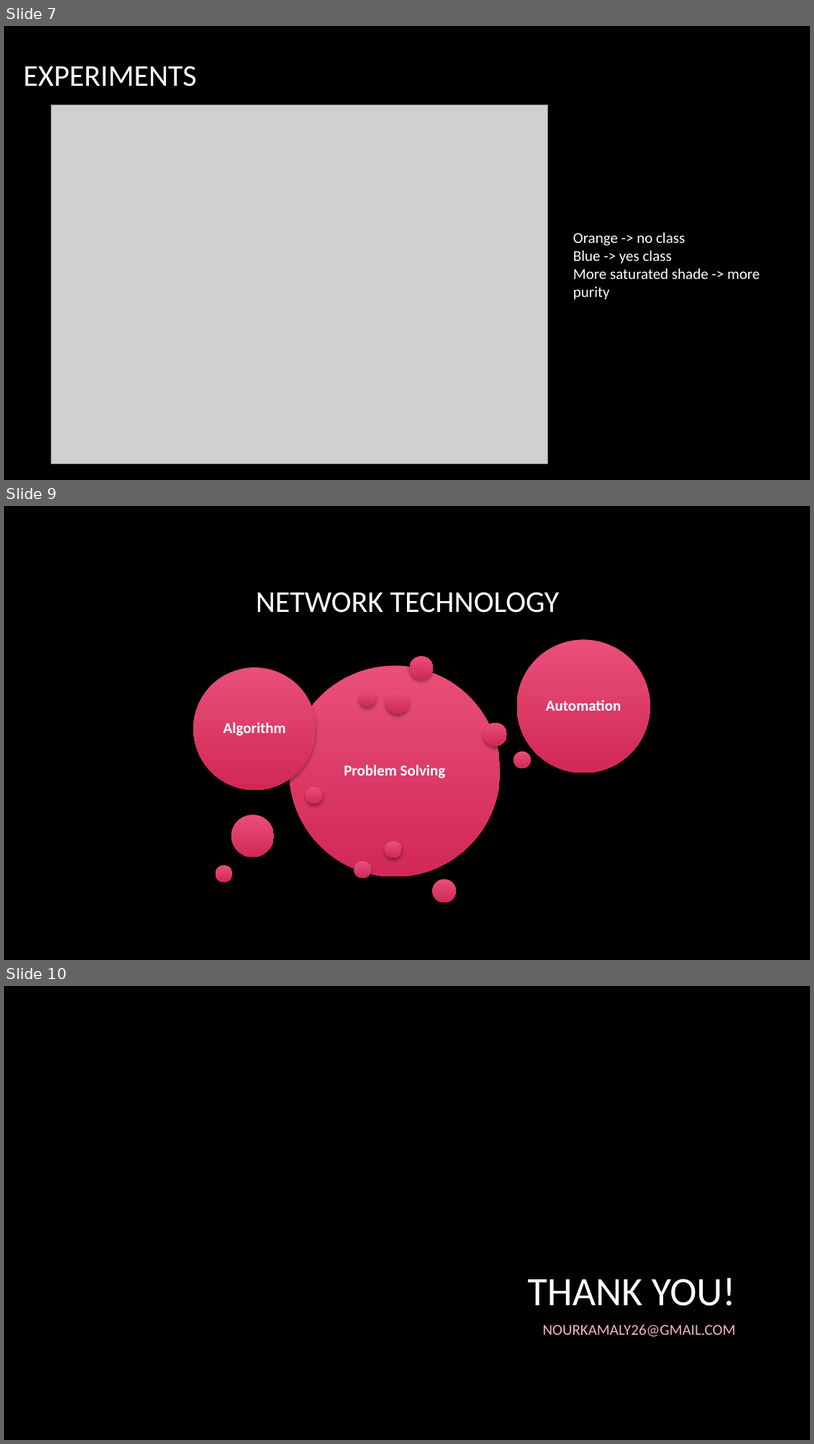
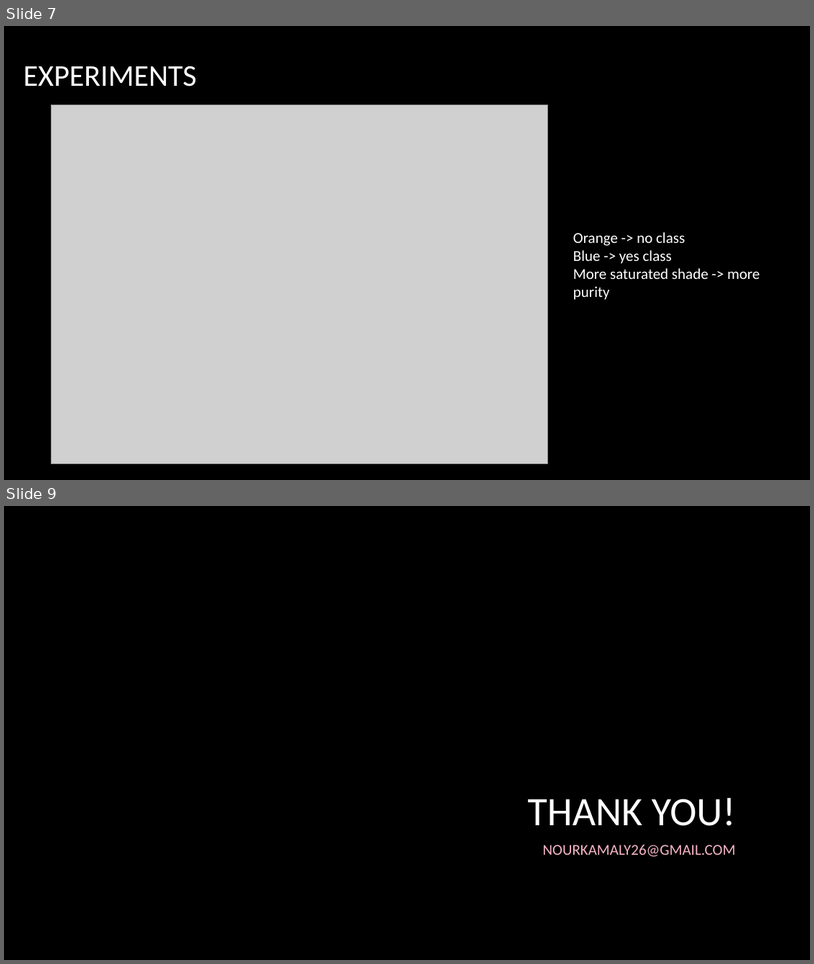
Before and after one commit to NourKamaly/TelecomCustomerChurnPrediction, a slide deck: 6. Documentation/Telecom Customer Churn Prediction.pptx. Shown one above the other, each under a label of ours: slides 7, 9 and 10 before the commit, slides 7 and 9 after it; the slides between them are not shown. The pictures are 814x1444 and 814x964 pixels, drawn with LibreOffice and Linux fonts; fonts in the diff are those of the drawing; grey boxes stand for pictures; background and template pictures are left out. Boxes give left, top, right and bottom in pixels: in the first picture for what was removed or moved away, otherwise in the second. Text is boxed around its words. In the diff, an @@ line names an element or a change of style, - is before the commit and + after.

```diff
--- a/6. Documentation/Telecom Customer Churn Prediction.pptx
+++ b/6. Documentation/Telecom Customer Churn Prediction.pptx
@@ slide 9 removed at box(4, 506, 810, 960), background picture (left out) @@
@@ title removed at box(256, 592, 560, 613) @@
-NETWORK TECHNOLOGY
@@ group removed at box(193, 640, 650, 902): 14 ellipses, 3 texts @@
-Problem Solving
-Algorithm
-Automation
@@ what was slide 10 is now slide 9 @@
```
Also in this commit, not shown: 3 slides changed, 1 other file.
